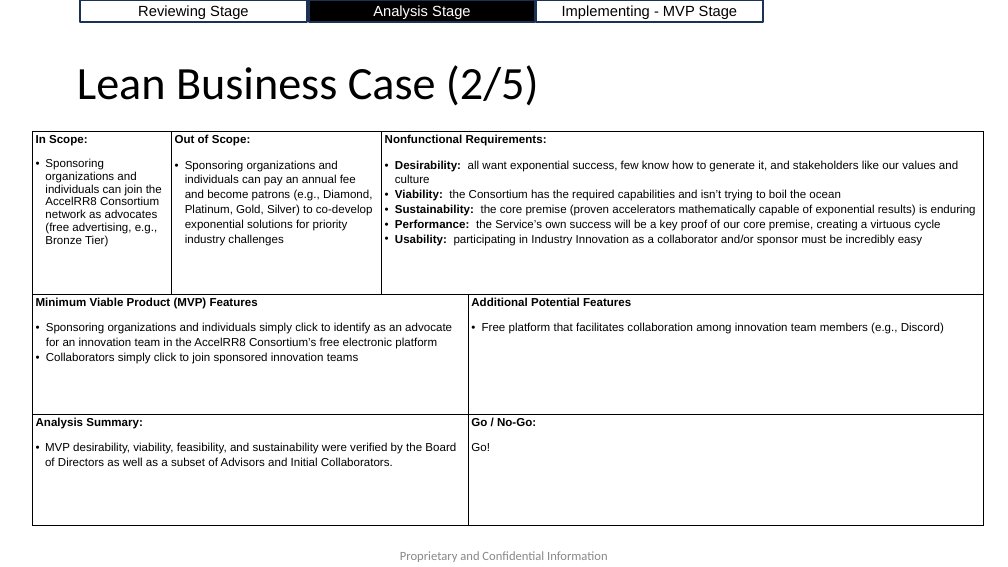
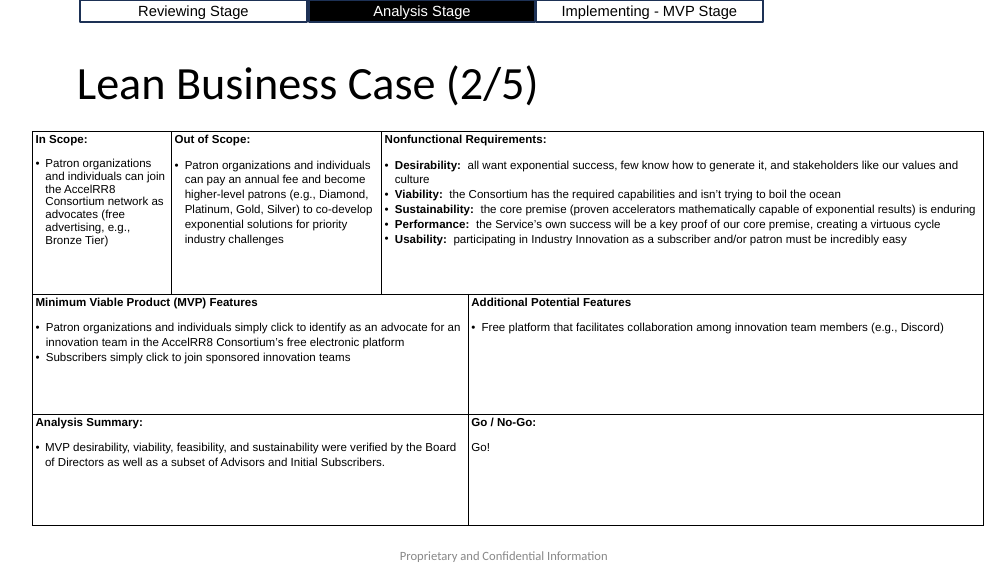
Before and after one commit to AccelRR8-Consortium-NonProfit/Management-Public, a slide deck: slide 9 of docs/2_Value_Creation/2a_Product/Industry Innovation/Industry Innovation v1 Lean Business Case.pptx. Drawn at 1008x567 pixels with LibreOffice and Linux fonts; fonts in the diff are those of the drawing; background and template pictures are left out. Boxes give left, top, right and bottom in pixels: in the first picture for what was removed or moved away, otherwise in the second. Text is boxed around its words. In the diff, an @@ line names an element or a change of style, - is before the commit and + after.

Commit message:
Updated Industry Innovation Lean Business Case

```diff
--- a/docs/2_Value_Creation/2a_Product/Industry Innovation/Industry Innovation v1 Lean Business Case.pptx
+++ b/docs/2_Value_Creation/2a_Product/Industry Innovation/Industry Innovation v1 Lean Business Case.pptx
@@ table at [33,132,985,526] @@
-row 1: In Scope: / Sponsoring organizations and individuals can join the AccelRR8 Consortium network as advocates (free advertising, e.g., Bronze Tier) | Out of Scope: / Sponsoring organizations and individuals can pay an annual fee and become patrons (e.g., Diamond, Platinum, Gold, Silver) to co-develop exponential solutions for priority industry challenges | Nonfunctional Requirements: / Desirability: all want exponential success, few know how to generate it, and stakeholders like our values and culture / Viability: the Consortium has the required capabilities and isn’t trying to boil the ocean / Sustainability: the core premise (proven accelerators mathematically capable of exponential results) is enduring / Performance: the Service’s own success will be a key proof of our core premise, creating a virtuous cycle / Usability: participating in Industry Innovation as a collaborator and/or sponsor must be incredibly easy | 
+row 1: In Scope: / Patron organizations and individuals can join the AccelRR8 Consortium network as advocates (free advertising, e.g., Bronze Tier) | Out of Scope: / Patron organizations and individuals can pay an annual fee and become higher-level patrons (e.g., Diamond, Platinum, Gold, Silver) to co-develop exponential solutions for priority industry challenges | Nonfunctional Requirements: / Desirability: all want exponential success, few know how to generate it, and stakeholders like our values and culture / Viability: the Consortium has the required capabilities and isn’t trying to boil the ocean / Sustainability: the core premise (proven accelerators mathematically capable of exponential results) is enduring / Performance: the Service’s own success will be a key proof of our core premise, creating a virtuous cycle / Usability: participating in Industry Innovation as a subscriber and/or patron must be incredibly easy | 
-row 2, column 1: Minimum Viable Product (MVP) Features / Sponsoring organizations and individuals simply click to identify as an advocate for an innovation team in the AccelRR8 Consortium’s free electronic platform / Collaborators simply click to join sponsored innovation teams
+row 2, column 1: Minimum Viable Product (MVP) Features / Patron organizations and individuals simply click to identify as an advocate for an innovation team in the AccelRR8 Consortium’s free electronic platform / Subscribers simply click to join sponsored innovation teams
-row 3, column 1: Analysis Summary: / MVP desirability, viability, feasibility, and sustainability were verified by the Board of Directors as well as a subset of Advisors and Initial Collaborators.
+row 3, column 1: Analysis Summary: / MVP desirability, viability, feasibility, and sustainability were verified by the Board of Directors as well as a subset of Advisors and Initial Subscribers.
```
Also in this commit, not shown: 11 other slides changed, 2 other files.
